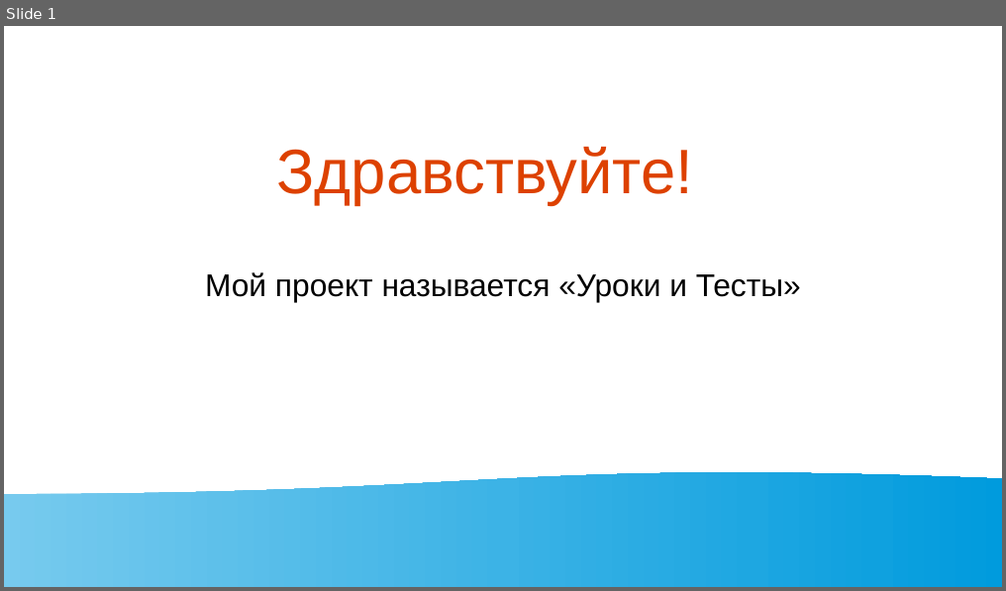
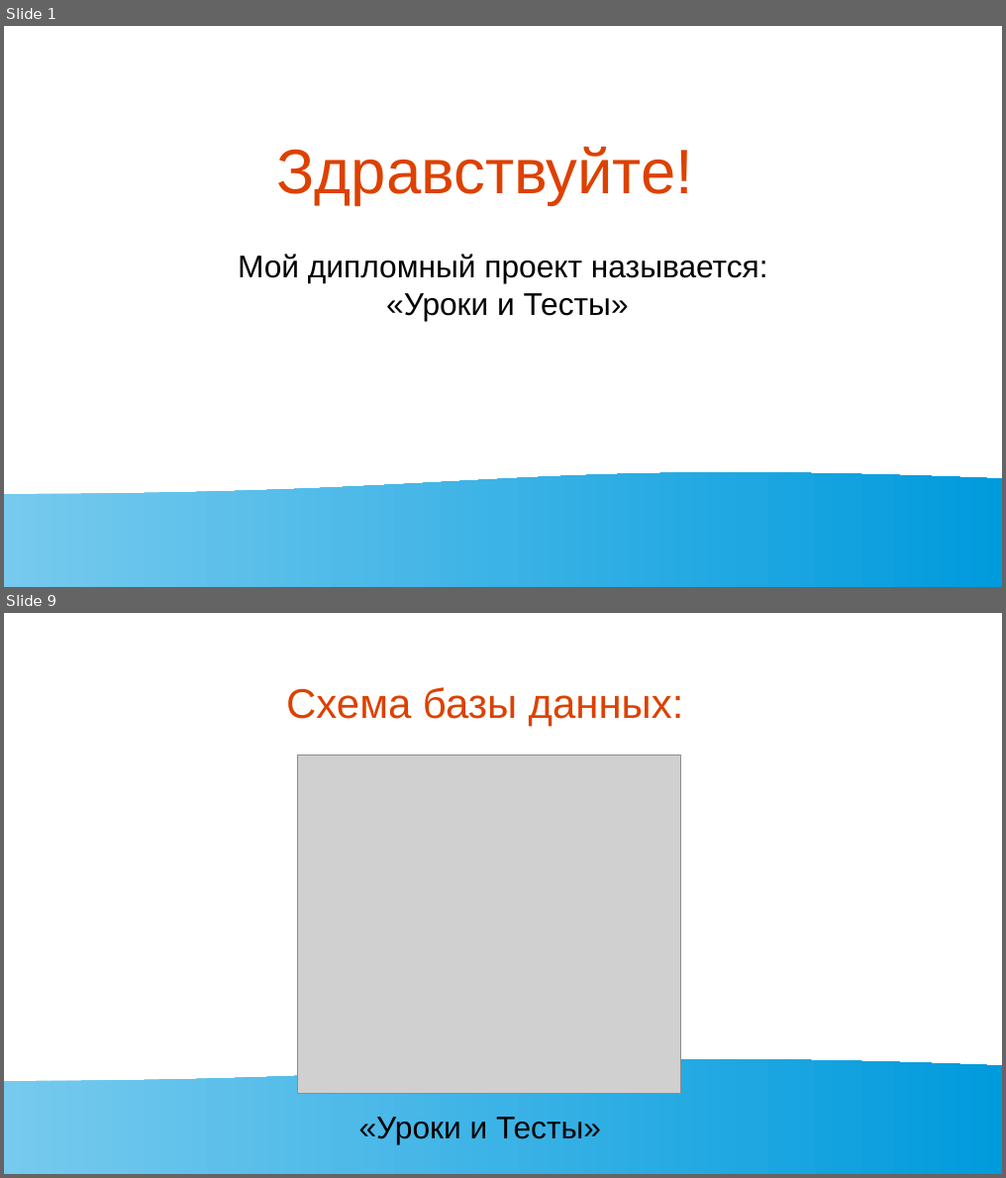
Before and after one commit to Konfermat/diploma-project, a slide deck: презентация/Презентация.odp. Shown one above the other, each under a label of ours: slide 1 before the commit, slides 1 and 9 after it; the slides between them are not shown. The pictures are 1006x591 and 1006x1178 pixels, drawn with LibreOffice and Linux fonts; fonts in the diff are those of the drawing; grey boxes stand for pictures. Boxes give left, top, right and bottom in pixels: in the first picture for what was removed or moved away, otherwise in the second. Text is boxed around its words. In the diff, an @@ line names an element or a change of style, - is before the commit and + after.

```diff
--- a/презентация/Презентация.odp
+++ b/презентация/Презентация.odp
@@ slide 9 added at box(4, 613, 1002, 1174), background #FFFFFF; not listed: 1 template element that a slide beside it also shows @@
@@ title added at box(286, 687, 684, 727), 33 pt, text #DD4100 @@
+Схема базы данных:
@@ picture added at box(297, 756, 681, 1094) @@
@@ text added at box(359, 1117, 601, 1145), 25 pt, text #000000 @@
+«Уроки и Тесты»
@@ slide 1 changed as well @@
@@ subtitle at box(238, 254, 768, 321): text changed @@
-Мой проект называется «Уроки и Тесты»
+Мой дипломный проект называется:
+«Уроки и Тесты»
```
Also in this commit, not shown: 2 other slides changed, 9 other slides added, 1 slide removed, 6 other files.
